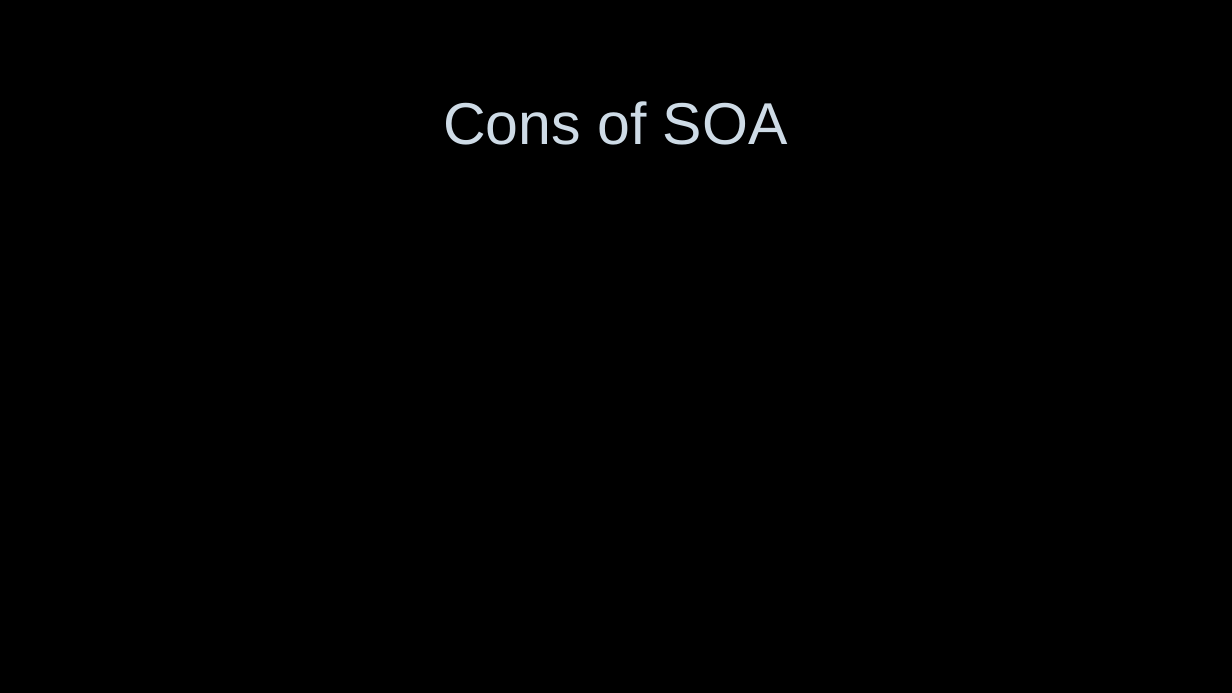
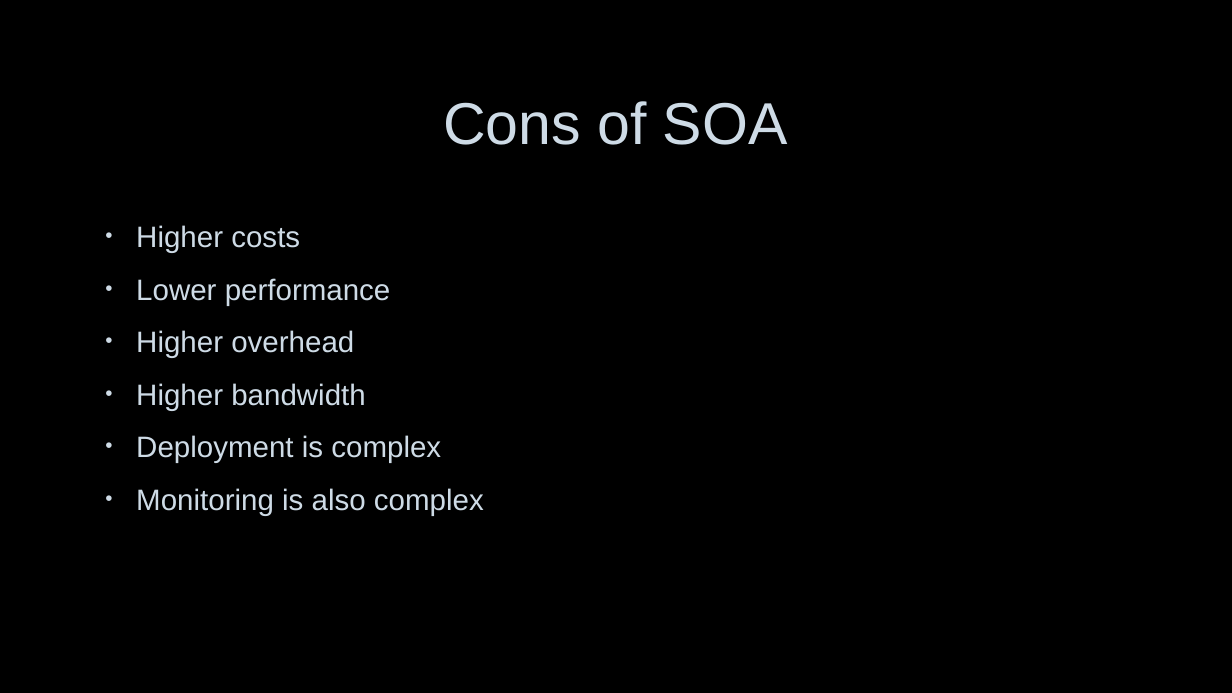
Before and after one commit to nerdommicro/WEB-420, a slide deck: slide 8 of week7-and-group_project/nesbitt-week7.pptx. Drawn at 1232x693 pixels with LibreOffice and Linux fonts; fonts in the diff are those of the drawing; background and template pictures are left out. Boxes give left, top, right and bottom in pixels: in the first picture for what was removed or moved away, otherwise in the second. Text is boxed around its words. In the diff, an @@ line names an element or a change of style, - is before the commit and + after.

```diff
--- a/week7-and-group_project/nesbitt-week7.pptx
+++ b/week7-and-group_project/nesbitt-week7.pptx
@@ text added at (136,225,484,515), 23 pt, text #CEDBE6 @@
+• Higher costs
+• Lower performance
+• Higher overhead
+• Higher bandwidth
+• Deployment is complex
+• Monitoring is also complex
```
Also in this commit, not shown: 6 other slides changed, 2 slides removed, 1 other file.
